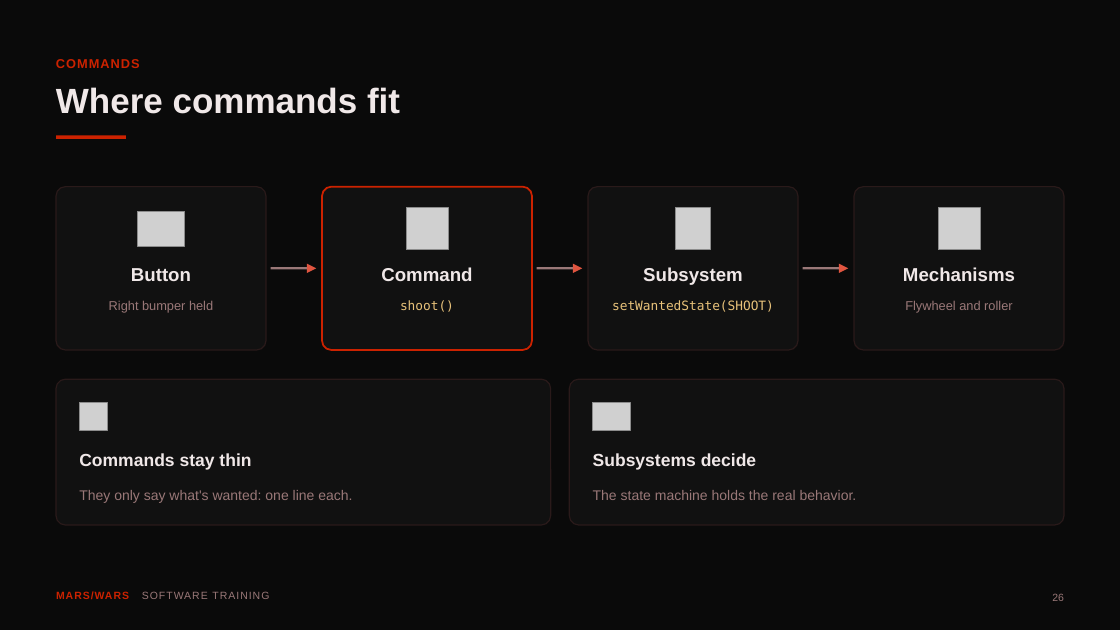
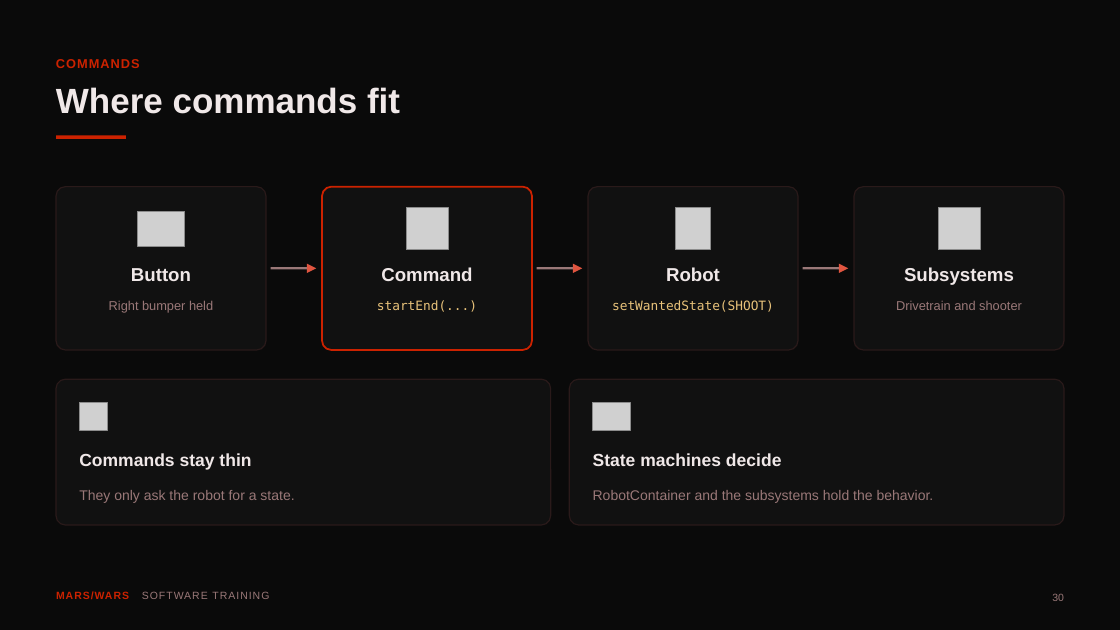
Before and after one commit to FRC-Team-4143/scriptum-lessons, a slide deck: slide 30 of deck7-state-machines-and-commands.pptx (slide 26 before the commit). Drawn at 1120x630 pixels with LibreOffice and Linux fonts; fonts in the diff are those of the drawing; grey boxes stand for pictures. Boxes give left, top, right and bottom in pixels: in the first picture for what was removed or moved away, otherwise in the second. Text is boxed around its words. In the diff, an @@ line names an element or a change of style, - is before the commit and + after.

```diff
--- a/deck7-state-machines-and-commands.pptx
+++ b/deck7-state-machines-and-commands.pptx
@@ text at (666,267,720,281): text changed @@
-Subsystem
+Robot
@@ text at (904,267,1014,285): text changed @@
-Mechanisms
+Subsystems
@@ text at (377,300,477,312): text changed @@
-shoot()
+startEnd(...)
@@ text at (896,301,1022,310): text changed @@
-Flywheel and roller
+Drivetrain and shooter
@@ text at (593,453,781,466): text changed @@
-Subsystems decide
+State machines decide
@@ text at (79,490,294,503): text changed @@
-They only say what's wanted: one line each.
+They only ask the robot for a state.
@@ text at (593,490,934,503): text changed @@
-The state machine holds the real behavior.
+RobotContainer and the subsystems hold the behavior.
```
Also in this commit, not shown: 12 other slides changed, 6 slides added, 5 slides removed, 3 other files.
